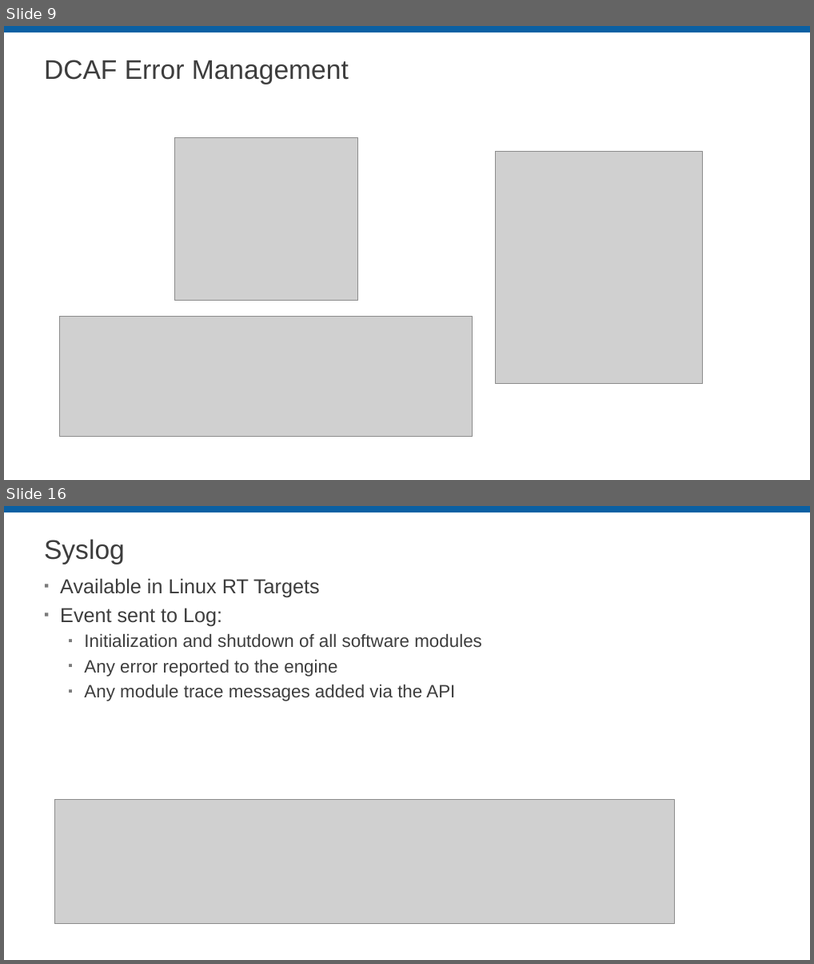
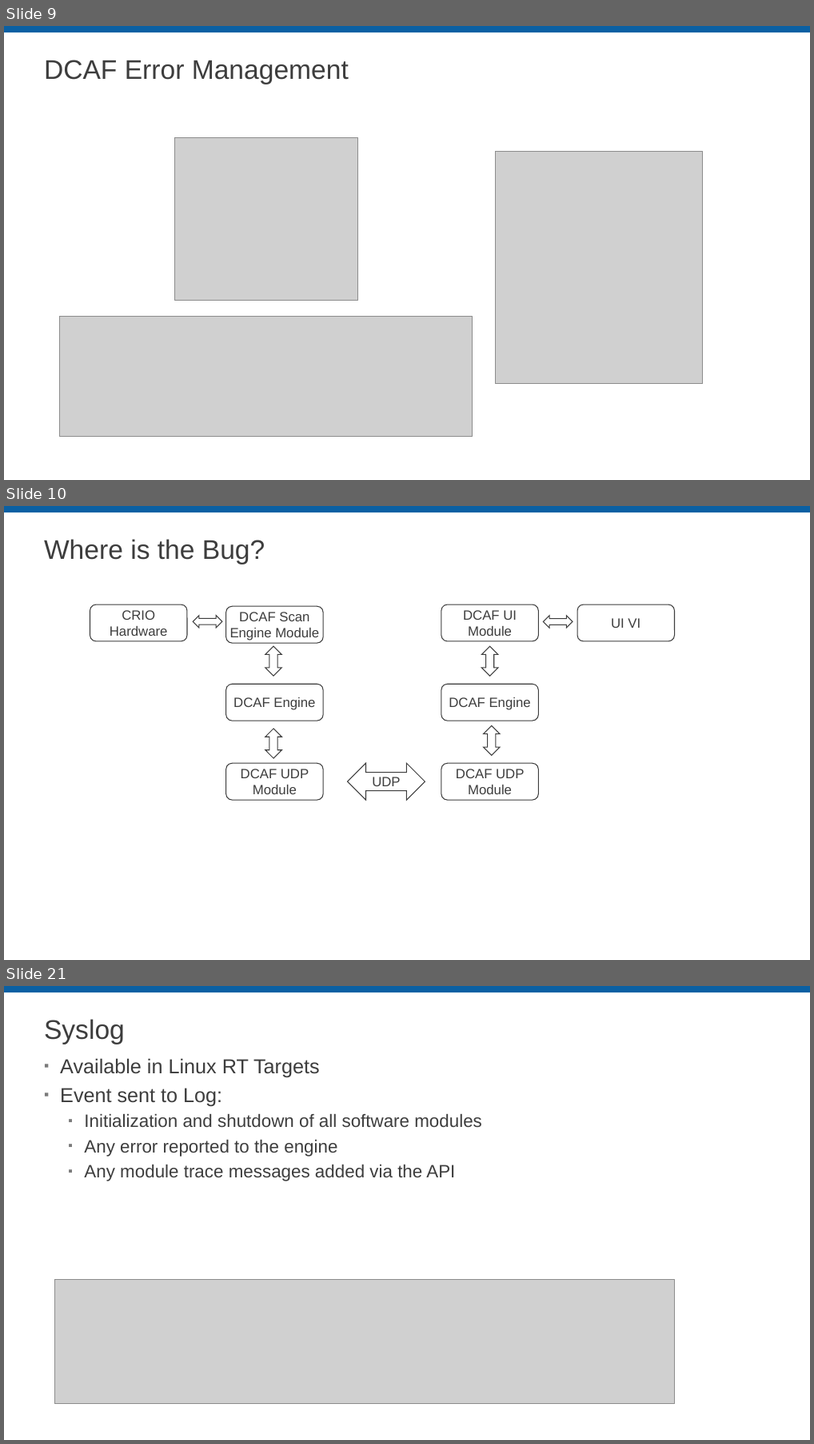
Before and after one commit to LabVIEW-DCAF/Documentation, a slide deck: Trunk/Getting Started Material/DCAF Training/8 Debugging DCAF.pptx. Shown one above the other, each under a label of ours: slides 9 and 16 before the commit, slides 9, 10 and 21 after it; the slides between them are not shown. The pictures are 814x964 and 814x1444 pixels, drawn with LibreOffice and Linux fonts; fonts in the diff are those of the drawing; grey boxes stand for pictures; background and template pictures are left out. Boxes give left, top, right and bottom in pixels: in the first picture for what was removed or moved away, otherwise in the second. Text is boxed around its words. In the diff, an @@ line names an element or a change of style, - is before the commit and + after.

```diff
--- a/Trunk/Getting Started Material/DCAF Training/8 Debugging DCAF.pptx
+++ b/Trunk/Getting Started Material/DCAF Training/8 Debugging DCAF.pptx
@@ slide 10 added at <box>4,506,810,960</box>, background #FFFFFF; not listed: 1 template element that a slide beside it also shows @@
@@ title added at <box>44,539,265,564</box>, 32 pt, text #3D3D3D @@
+Where is the Bug?
@@ rounded rectangle added at <box>90,604,187,641</box>, outline #3D3D3D 1 pt, 16 pt, text #3D3D3D @@
+CRIO Hardware
@@ left right arrow added at <box>194,616,222,628</box>, outline #3D3D3D 1 pt @@
@@ rounded rectangle added at <box>226,607,323,644</box>, outline #3D3D3D 1 pt, 16 pt, text #3D3D3D @@
+DCAF Scan Engine Module
@@ rounded rectangle added at <box>442,604,538,641</box>, outline #3D3D3D 1 pt, 16 pt, text #3D3D3D @@
+DCAF UI Module
@@ left right arrow added at <box>544,616,573,628</box>, outline #3D3D3D 1 pt @@
@@ rounded rectangle added at <box>578,604,675,641</box>, outline #3D3D3D 1 pt, 16 pt, text #3D3D3D @@
+UI VI
@@ up down arrow added at <box>266,646,282,676</box>, outline #3D3D3D 1 pt @@
@@ up down arrow added at <box>482,646,498,676</box>, outline #3D3D3D 1 pt @@
@@ rounded rectangle added at <box>226,684,323,720</box>, outline #3D3D3D 1 pt, 16 pt, text #3D3D3D @@
+DCAF Engine
@@ rounded rectangle added at <box>442,684,538,720</box>, outline #3D3D3D 1 pt, 16 pt, text #3D3D3D @@
+DCAF Engine
@@ up down arrow added at <box>266,728,282,758</box>, outline #3D3D3D 1 pt @@
@@ up down arrow added at <box>484,725,500,756</box>, outline #3D3D3D 1 pt @@
@@ rounded rectangle added at <box>226,763,323,800</box>, outline #3D3D3D 1 pt, 16 pt, text #3D3D3D @@
+DCAF UDP Module
@@ left right arrow added at <box>348,763,425,800</box>, outline #3D3D3D 1 pt, 16 pt, text #3D3D3D @@
+UDP
@@ rounded rectangle added at <box>442,763,538,800</box>, outline #3D3D3D 1 pt, 16 pt, text #3D3D3D @@
+DCAF UDP Module
@@ what was slide 16 is now slide 21 @@
```
Also in this commit, not shown: 6 slides changed, 13 other slides added, 5 slides removed.
